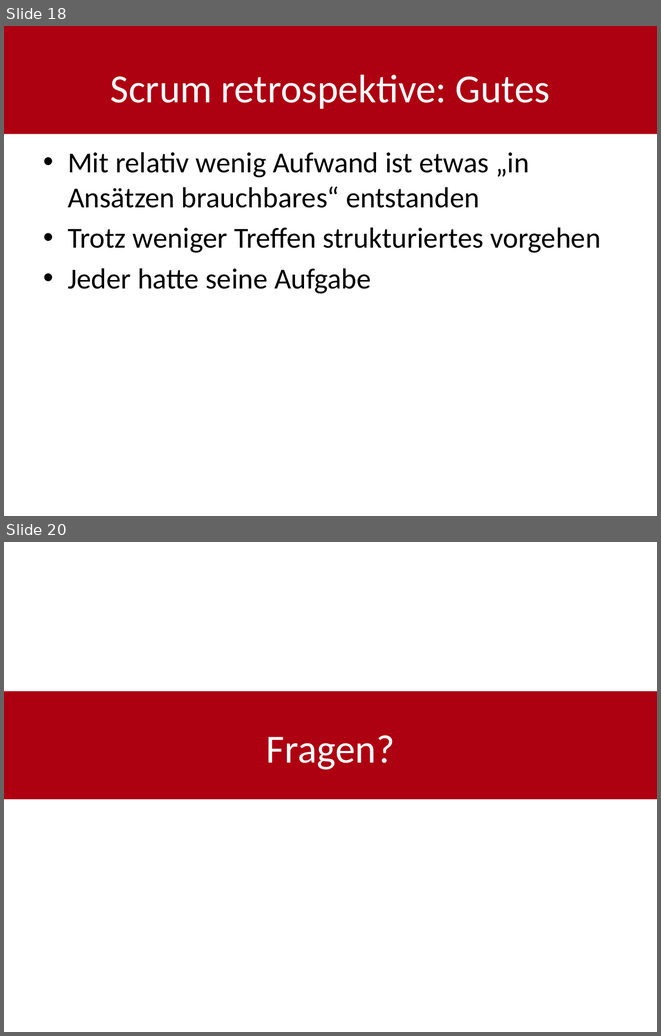
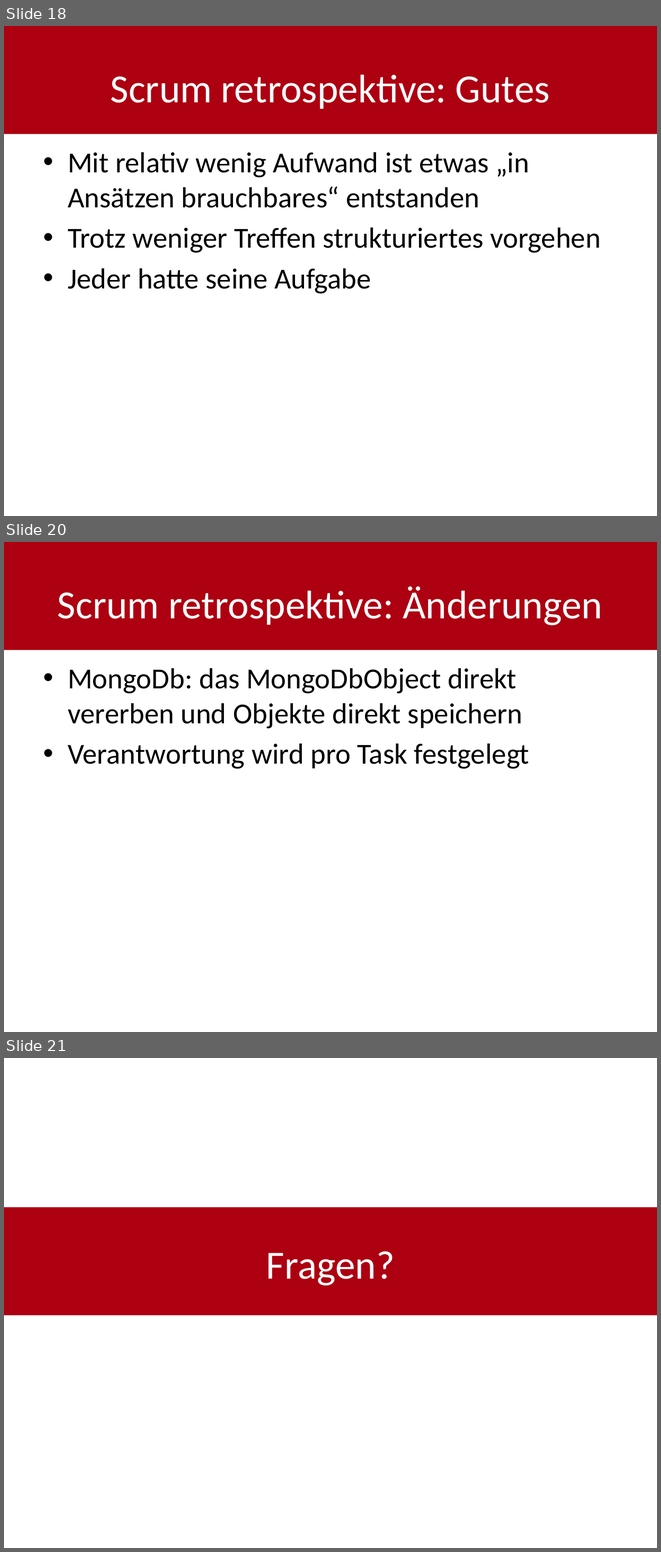
Before and after one commit to shylux/ch.bfh.bti7081.s2015.rot, a slide deck: doc/task14/Schlusspräsentation.pptx. Shown one above the other, each under a label of ours: slides 18 and 20 before the commit, slides 18, 20 and 21 after it; the slides between them are not shown. The pictures are 661x1036 and 661x1552 pixels, drawn with LibreOffice and Linux fonts; fonts in the diff are those of the drawing. Boxes give left, top, right and bottom in pixels: in the first picture for what was removed or moved away, otherwise in the second. Text is boxed around its words. In the diff, an @@ line names an element or a change of style, - is before the commit and + after.

```diff
--- a/doc/task14/Schlusspräsentation.pptx
+++ b/doc/task14/Schlusspräsentation.pptx
@@ slide 20 added at (4,542,657,1032), background #FFFFFF; not listed: 1 template element that a slide beside it also shows @@
@@ title added at (58,586,602,625), 44 pt, text #FFFFFF @@
+Scrum retrospektive: Änderungen
@@ text added at (68,668,529,769), 32 pt, text #000000 @@
+• MongoDb: das MongoDbObject direkt vererben und Objekte direkt speichern
+• Verantwortung wird pro Task festgelegt
@@ what was slide 20 is now slide 21 @@
```
Also in this commit, not shown: 2 slides changed.
